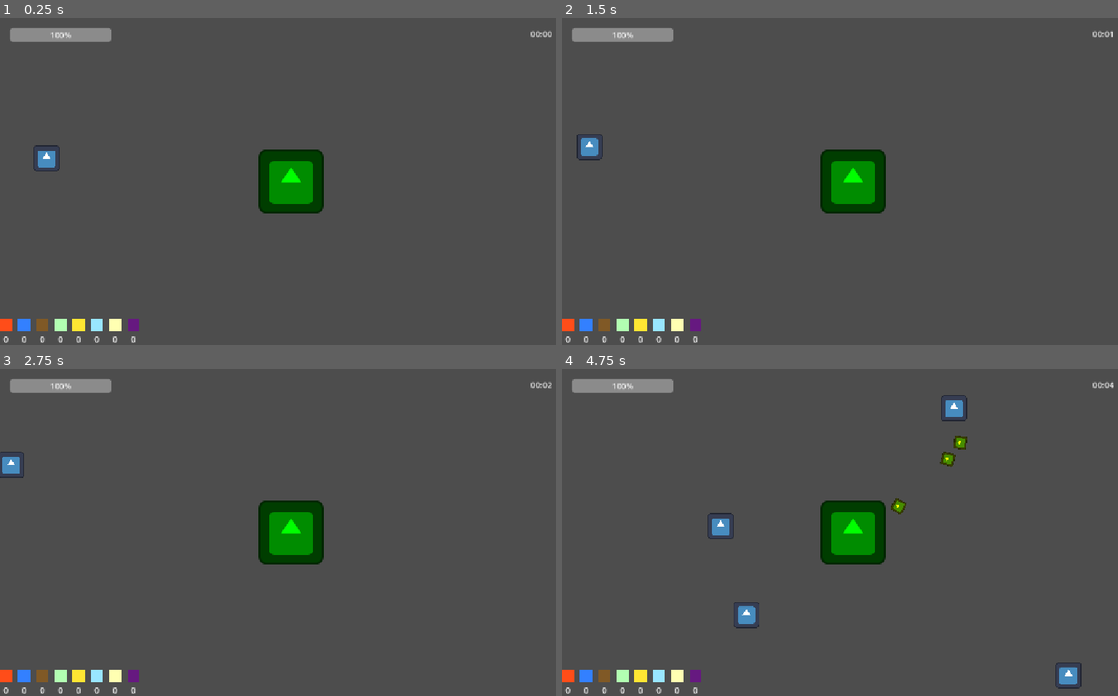
Above: before the commit, frames 1-4 (two rows, left to right).
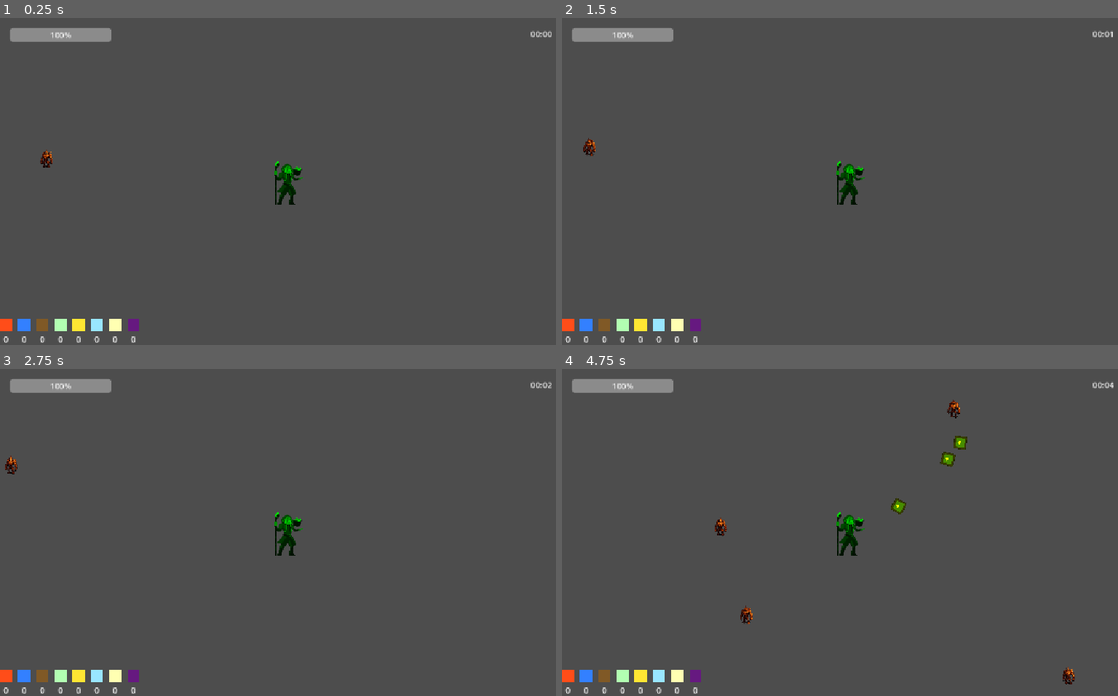
Above: after the commit, the same moments.

Repository: flameherz/ElementWiz
Game: Godot game, scene res://main.tscn
The game is run twice, just before and just after one commit, with the same random seed, the same clock (stepped at 60 frames per second) and the same inputs. The engine's default icon, where the game draws it, is replaced by a stand-in: a white triangle on a blue panel in a dark square.
Inputs:
- Up to frame 1 (0.25 s): no input
- Up to frame 2 (1.5 s): hold D (move_right) 0.53-1.28 s; hold S (move_down) from 1.28 s (still down)
- Up to frame 3 (2.75 s): release S (move_down) at 2.03 s; hold D (move_right) from 2.03 s (still down)
- Up to frame 4 (4.75 s): release D (move_right) at 2.78 s; hold W (move_up) 2.78-3.53 s; hold A (move_left) from 3.53 s (still down)

The runs differ from the first frame. In frame 1, 2.5% of the frame differs, in the area x 6-59%, y 38-60%; in frame 2, 2.5%; in frame 3, 2.4%; in frame 4, 3.1%, in the area x 26-94%, y 8-98%.

Commit message:
Replace placeholder icons with real pixel art assets (player, enemy, pickup)

Diff:
--- a/element_pickup.tscn
+++ b/element_pickup.tscn
@@ -1,7 +1,7 @@
 [gd_scene format=3 uid="uid://bktaolu42k7il"]
 
 [ext_resource type="Script" uid="uid://bjsee6skj4unn" path="res://element_pickup.gd" id="1_ixwfo"]
-[ext_resource type="Texture2D" uid="uid://c115ypwy27av6" path="res://icon.svg" id="2_660fq"]
+[ext_resource type="Texture2D" uid="uid://c3tndpco5hxdi" path="res://png/pixelart_assets03_magic_png/magic03orb.png" id="2_ixwfo"]
 
 [sub_resource type="CircleShape2D" id="CircleShape2D_1bvp3"]
 
@@ -9,7 +9,7 @@
 script = ExtResource("1_ixwfo")
 
 [node name="Sprite2D" type="Sprite2D" parent="." unique_id=1005399403]
-texture = ExtResource("2_660fq")
+texture = ExtResource("2_ixwfo")
 
 [node name="CollisionShape2D" type="CollisionShape2D" parent="." unique_id=575058341]
 shape = SubResource("CircleShape2D_1bvp3")
--- a/enemy.tscn
+++ b/enemy.tscn
@@ -1,7 +1,7 @@
 [gd_scene format=3 uid="uid://cwq84ck8g6rlr"]
 
 [ext_resource type="Script" uid="uid://dnobemvuqm675" path="res://enemy.gd" id="1_7k104"]
-[ext_resource type="Texture2D" uid="uid://c115ypwy27av6" path="res://icon.svg" id="2_4gyqm"]
+[ext_resource type="Texture2D" uid="uid://cspugirnyrh6i" path="res://png/Golems and elementals/6.png" id="2_4gyqm"]
 
 [sub_resource type="CircleShape2D" id="CircleShape2D_4flbx"]
 
--- a/player.tscn
+++ b/player.tscn
@@ -1,7 +1,7 @@
 [gd_scene format=3 uid="uid://6mm3u86yhupc"]
 
 [ext_resource type="Script" uid="uid://b7h754srymufs" path="res://player.gd" id="1_4flbx"]
-[ext_resource type="Texture2D" uid="uid://c115ypwy27av6" path="res://icon.svg" id="2_onrkg"]
+[ext_resource type="Texture2D" uid="uid://djopmd6dhwaw4" path="res://png/Wizard Pack/Idle.png" id="2_onrkg"]
 
 [sub_resource type="CircleShape2D" id="CircleShape2D_ysv2h"]
 
@@ -11,6 +11,7 @@
 [node name="Sprite2D" type="Sprite2D" parent="." unique_id=1304685365]
 modulate = Color(0, 1, 0, 1)
 texture = ExtResource("2_onrkg")
+hframes = 6
 
 [node name="CollisionShape2D" type="CollisionShape2D" parent="." unique_id=248995521]
 shape = SubResource("CircleShape2D_ysv2h")
Binary file added: png/Golems and elementals/1.png
Not shown, added: png/Golems and elementals/1.png.import
Binary file added: png/Golems and elementals/10.png
Not shown, added: png/Golems and elementals/10.png.import
Binary file added: png/Golems and elementals/11.png
Not shown, added: png/Golems and elementals/11.png.import
Binary file added: png/Golems and elementals/12.png
Not shown, added: png/Golems and elementals/12.png.import
Binary file added: png/Golems and elementals/13.png
Not shown, added: png/Golems and elementals/13.png.import
Binary file added: png/Golems and elementals/14.png
Not shown, added: png/Golems and elementals/14.png.import
(and 86 more such lines)
